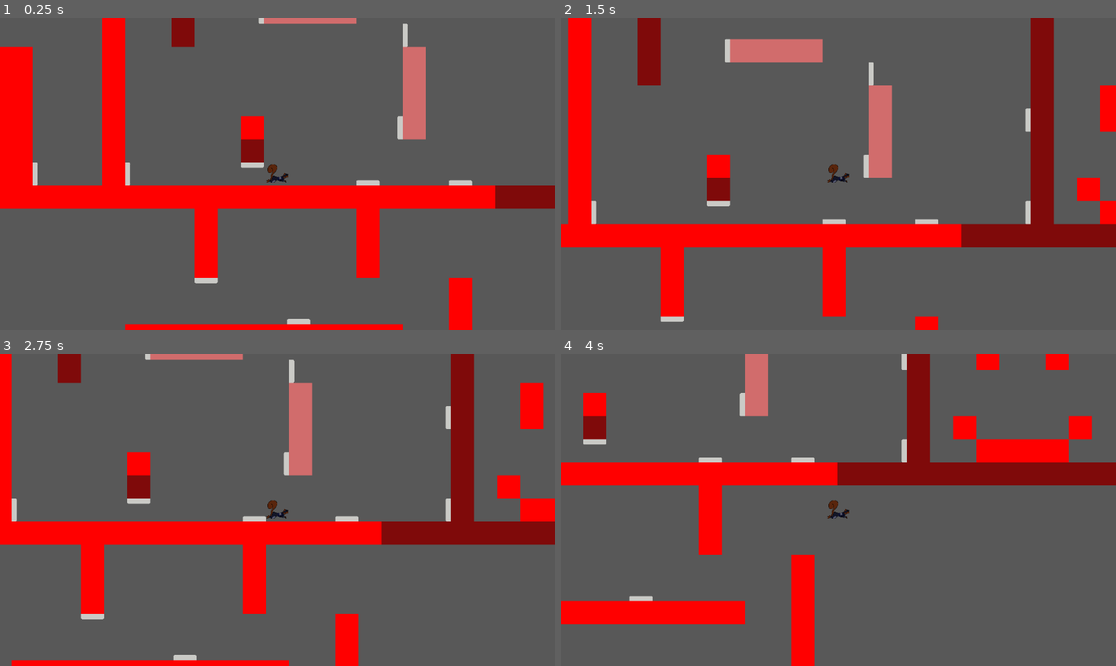
Above: before the commit, frames 1-4 (two rows, left to right).
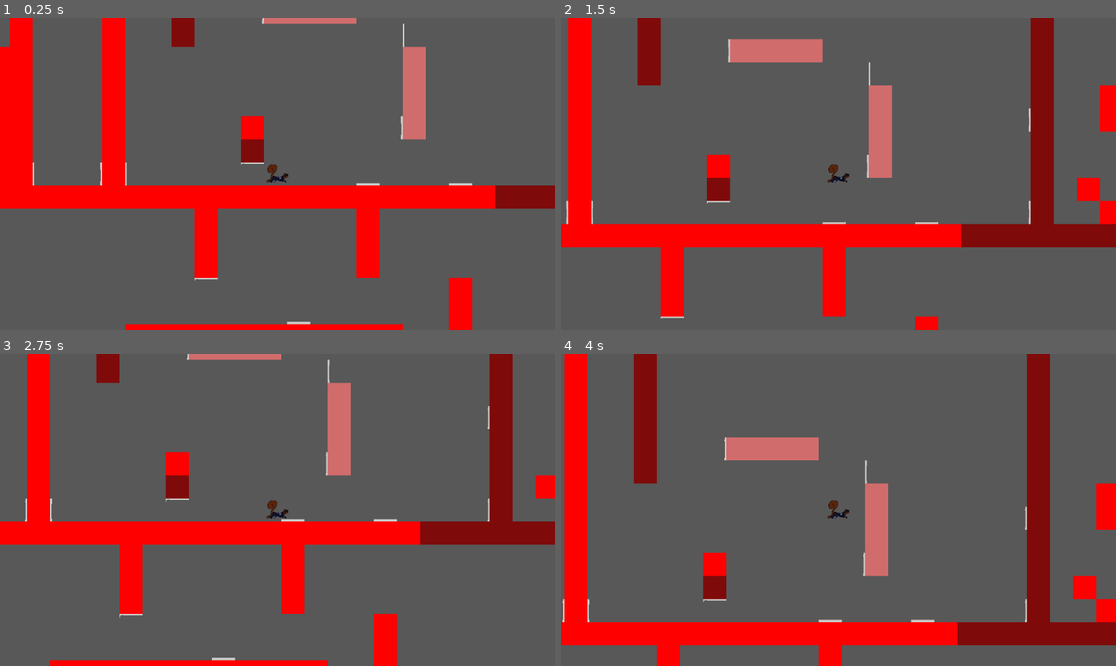
Above: after the commit, the same moments.

Repository: SupermanBritt/OperationNUTS
Game: Godot game, scene res://Scenes/testing.tscn
Same seed, same stepped clock (60 frames per second), same inputs: the game is played once before the commit and once after it.
Inputs:
- Up to frame 1 (0.25 s): no input
- Up to frame 2 (1.5 s): tap Enter at 0.5 s; hold Right (move_right) from 0.53 s (still down); tap Shift (vent) at 0.6, 1.35 s; tap Space (jump) at 0.77 s
- Up to frame 3 (2.75 s): tap Space (jump) at 1.52 s; release Right (move_right) at 2.03 s; hold Left (move_left) from 2.03 s (still down); tap Shift (vent) at 2.1 s
- Up to frame 4 (4 s): release Left (move_left) at 2.78 s; hold Right (move_right) from 2.78 s (still down); tap Shift (vent) at 2.85, 3.6 s; tap Space (jump) at 3.02, 3.77 s

The runs differ from the first frame. In frame 1, 0.9% of the frame differs, in the area x 1-86%, y 0-98%; in frame 2, 0.6%; in frame 3, 21%; in frame 4, 35%, in the area x 0-100%, y 0-100%.

Commit message:
vent collision
vents have collision on layer 2 so player goes through them, need t omake it so you can still use them

Diff:
--- a/Scenes/testing.tscn
+++ b/Scenes/testing.tscn
@@ -14,18 +14,26 @@
 0:0/0/physics_layer_0/linear_velocity = Vector2(0, 0)
 0:0/0/physics_layer_0/angular_velocity = 0.0
 0:0/0/physics_layer_0/polygon_0/points = PackedVector2Array(-300, -300, 300, -300, 300, 300, -300, 300)
+0:0/0/physics_layer_1/linear_velocity = Vector2(0, 0)
+0:0/0/physics_layer_1/angular_velocity = 0.0
 1:0/0 = 0
 1:0/0/physics_layer_0/linear_velocity = Vector2(0, 0)
 1:0/0/physics_layer_0/angular_velocity = 0.0
 1:0/0/physics_layer_0/polygon_0/points = PackedVector2Array(-300, -300, 300, -300, 300, 300, -300, 300)
+1:0/0/physics_layer_1/linear_velocity = Vector2(0, 0)
+1:0/0/physics_layer_1/angular_velocity = 0.0
 0:1/0 = 0
 0:1/0/physics_layer_0/linear_velocity = Vector2(0, 0)
 0:1/0/physics_layer_0/angular_velocity = 0.0
 0:1/0/physics_layer_0/polygon_0/points = PackedVector2Array(-300, -300, 300, -300, 300, 300, -300, 300)
+0:1/0/physics_layer_1/linear_velocity = Vector2(0, 0)
+0:1/0/physics_layer_1/angular_velocity = 0.0
 1:1/0 = 0
 1:1/0/physics_layer_0/linear_velocity = Vector2(0, 0)
 1:1/0/physics_layer_0/angular_velocity = 0.0
 1:1/0/physics_layer_0/polygon_0/points = PackedVector2Array(-300, -300, 300, -300, 300, 300, -300, 300)
+1:1/0/physics_layer_1/linear_velocity = Vector2(0, 0)
+1:1/0/physics_layer_1/angular_velocity = 0.0
 
 [sub_resource type="TileSetAtlasSource" id="TileSetAtlasSource_ge6if"]
 texture = ExtResource("4_7eek8")
@@ -33,27 +41,37 @@
 0:0/0 = 0
 0:0/0/physics_layer_0/linear_velocity = Vector2(0, 0)
 0:0/0/physics_layer_0/angular_velocity = 0.0
-0:0/0/physics_layer_0/polygon_0/points = PackedVector2Array(-300, -300, -175.363, -300, -169.706, 300, -300, 300)
+0:0/0/physics_layer_1/linear_velocity = Vector2(0, 0)
+0:0/0/physics_layer_1/angular_velocity = 0.0
+0:0/0/physics_layer_1/polygon_0/points = PackedVector2Array(-300, -300, 300, -300, 300, 300, -300, 300)
 0:0/0/custom_data_0 = 1
 1:0/0 = 0
 1:0/0/physics_layer_0/linear_velocity = Vector2(0, 0)
 1:0/0/physics_layer_0/angular_velocity = 0.0
-1:0/0/physics_layer_0/polygon_0/points = PackedVector2Array(-300, 168, 300, 167, 300, 300, -300, 300)
+1:0/0/physics_layer_1/linear_velocity = Vector2(0, 0)
+1:0/0/physics_layer_1/angular_velocity = 0.0
+1:0/0/physics_layer_1/polygon_0/points = PackedVector2Array(-300, -300, 300, -300, 300, 300, -300, 300)
 1:0/0/custom_data_0 = 4
 0:1/0 = 0
 0:1/0/physics_layer_0/linear_velocity = Vector2(0, 0)
 0:1/0/physics_layer_0/angular_velocity = 0.0
-0:1/0/physics_layer_0/polygon_0/points = PackedVector2Array(152.735, -300, 300, -300, 300, 300, 158.392, 300)
+0:1/0/physics_layer_1/linear_velocity = Vector2(0, 0)
+0:1/0/physics_layer_1/angular_velocity = 0.0
+0:1/0/physics_layer_1/polygon_0/points = PackedVector2Array(-300, -300, 300, -300, 300, 300, -300, 300)
 0:1/0/custom_data_0 = 3
 1:1/0 = 0
 1:1/0/physics_layer_0/linear_velocity = Vector2(0, 0)
 1:1/0/physics_layer_0/angular_velocity = 0.0
-1:1/0/physics_layer_0/polygon_0/points = PackedVector2Array(-300, -300, 300, -300, 300, -168, -300, -172)
+1:1/0/physics_layer_1/linear_velocity = Vector2(0, 0)
+1:1/0/physics_layer_1/angular_velocity = 0.0
+1:1/0/physics_layer_1/polygon_0/points = PackedVector2Array(-300, -300, 300, -300, 300, 300, -300, 300)
 1:1/0/custom_data_0 = 2
 
 [sub_resource type="TileSet" id="TileSet_aa4oc"]
 tile_size = Vector2i(600, 600)
 physics_layer_0/collision_layer = 1
+physics_layer_1/collision_layer = 2
+physics_layer_1/collision_mask = 2
 custom_data_layer_0/name = "tileType"
 custom_data_layer_0/type = 2
 sources/1 = SubResource("TileSetAtlasSource_cuxid")
@@ -75,7 +93,7 @@
 tile_set = SubResource("TileSet_aa4oc")
 format = 2
 layer_0/name = "FloorAndWalls"
-layer_0/tile_data = PackedInt32Array(-65565, 1, 0, -65564, 1 …(8127 unchanged characters)… 5552, 1, 0, -262161, 3, 1, -589847, 3, 1)
+layer_0/tile_data = PackedInt32Array(-65565, 1, 0, -65564, 1 …(8127 unchanged characters)… 5552, 1, 0, -262161, 3, 1, -589847, 3, 1, -524321, 1, 0, -589857, 1, 0, -655393, 1, 0, -720929, 1, 0, -786465, 1, 0, -852001, 1, 0, -917537, 1, 0, -983073, 1, 0, -1048609, 1, 0, -1114145, 1, 0, -1179681, 1, 0, -1245217, 1, 0, -1310753, 1, 0, -1376289, 1, 0, -1441825, 1, 0, -1507361, 1, 0, -1572897, 1, 0, -1638433, 1, 0, -1703969, 1, 0, -1769505, 1, 0, -1835041, 1, 0, -131102, 3, 1)
 
 [node name="PathLeftToRight" parent="." instance=ExtResource("3_8cxo8")]
 position = Vector2(-1480, -13800)
@@ -84,5 +102,6 @@
 position = Vector2(8475, -2400)
 
 [node name="Debugger" type="Sprite2D" parent="."]
+visible = false
 position = Vector2(-13800, -1800)
 texture = SubResource("PlaceholderTexture2D_fsfy4")
--- a/Scripts/Squirrel.gd
+++ b/Scripts/Squirrel.gd
@@ -39,16 +39,12 @@
 		else:
 			velocity.x = max_speed * direction_held
 
-	# -1 moving left, 0 standing still, 1 moving right
-	var direction_moving = 0
-
 	#Friction
 	if velocity.x != 0:
-		direction_moving = velocity.x / abs(velocity.x)
 		if abs(velocity.x) - friction < 0:
 			velocity.x = 0
 		else:
-			velocity.x -= friction * direction_moving
+			velocity.x -= friction * sign(velocity.x)
 
 	# Add the gravity.
 	if not is_on_floor():
@@ -171,7 +167,6 @@
 #			i += 1
 #			print(i)
 			if node.is_colliding():
-
 				current_tilemap = node.get_collider()
 				var collision_point = node.get_collision_point()
 				var map = current_tilemap.local_to_map(collision_point)
Binary file changed: Tilesheets/ventsTile.png
